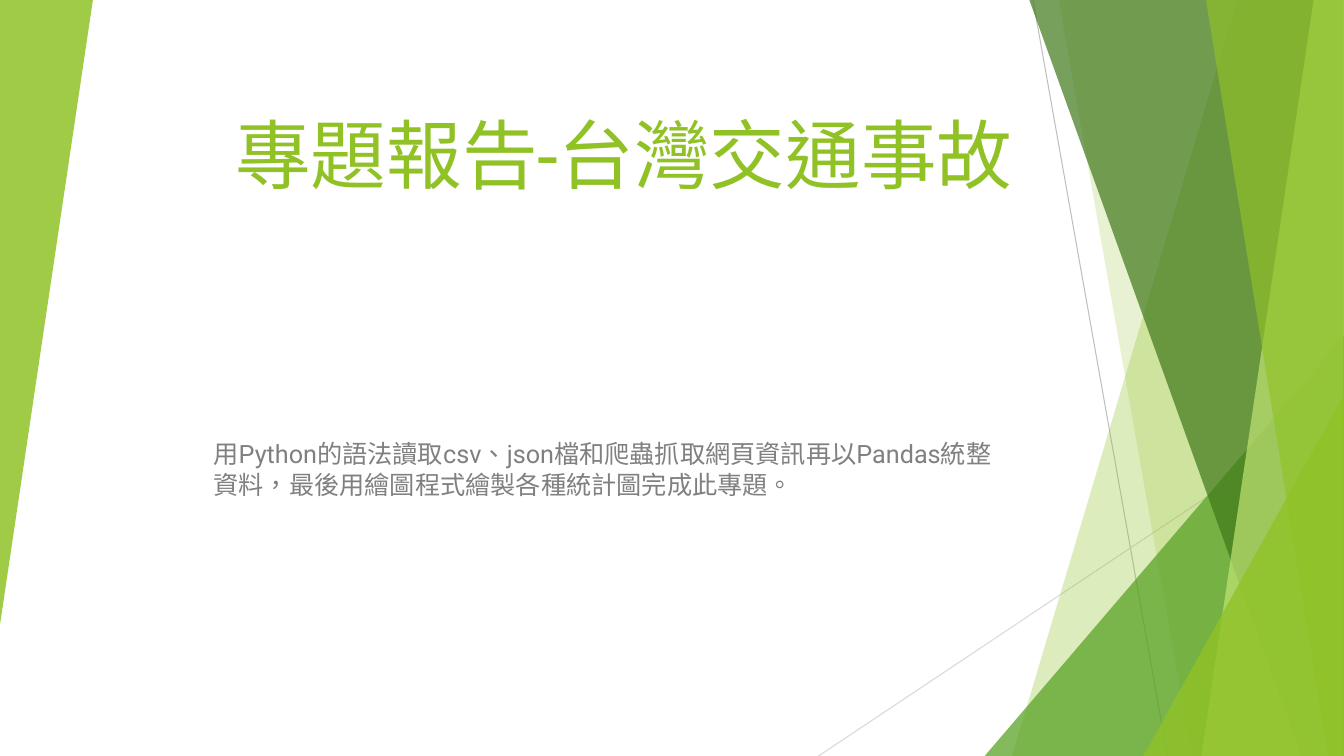
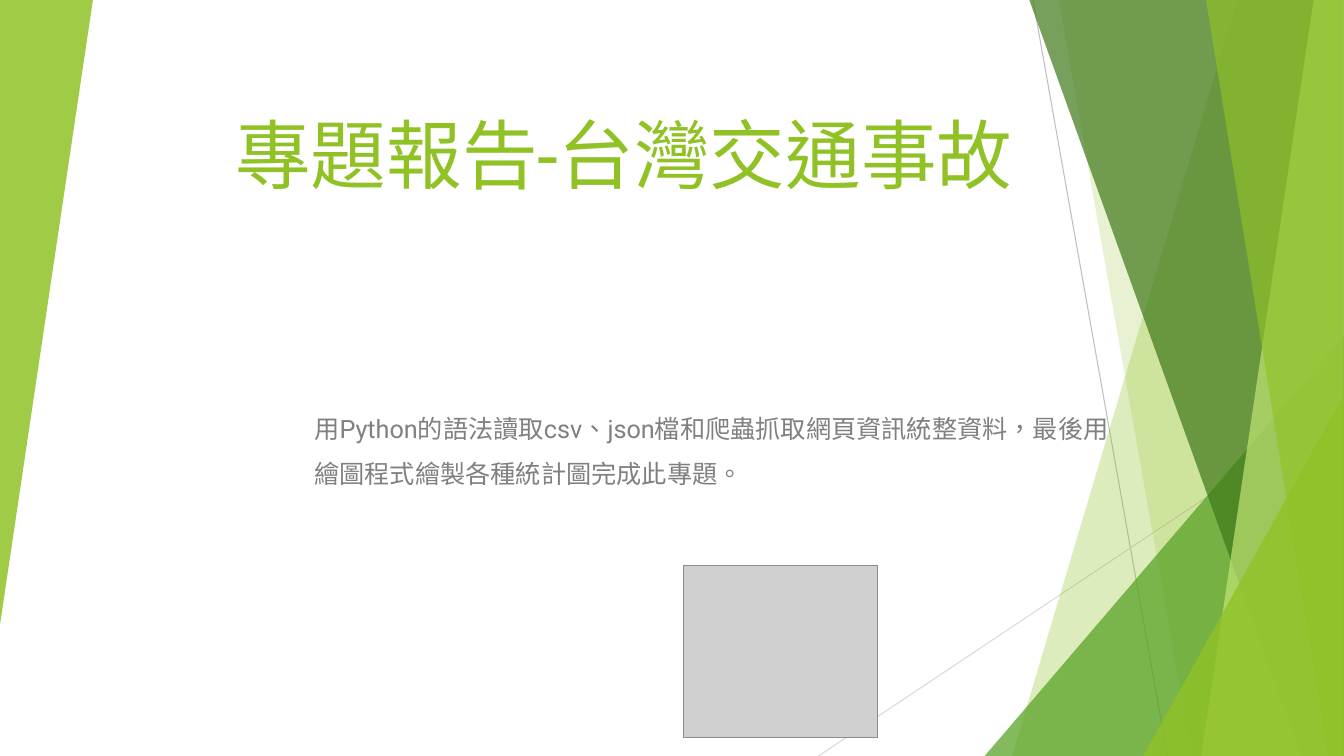
Before and after one commit to ooxx2500/python-sql-for-test, a slide deck: slide 1 of python/專題報告/專題報告-台灣交通事故.pptx. Drawn at 1344x756 pixels with LibreOffice and Linux fonts; fonts in the diff are those of the drawing; grey boxes stand for pictures. Boxes give left, top, right and bottom in pixels: in the first picture for what was removed or moved away, otherwise in the second. Text is boxed around its words. In the diff, an @@ line names an element or a change of style, - is before the commit and + after.

```diff
--- a/python/專題報告/專題報告-台灣交通事故.pptx
+++ b/python/專題報告/專題報告-台灣交通事故.pptx
@@ subtitle at [314,413,1108,485]: text changed @@
-用Python的語法讀取csv、json檔和爬蟲抓取網頁資訊再以Pandas統整資料，最後用繪圖程式繪製各種統計圖完成此專題。
+用Python的語法讀取csv、json檔和爬蟲抓取網頁資訊統整資料，最後用
+繪圖程式繪製各種統計圖完成此專題。
@@ picture added at [684,566,878,738] @@
```
Also in this commit, not shown: 1 other slide changed, 9 slides added, 4 slides removed, 53 other files.
